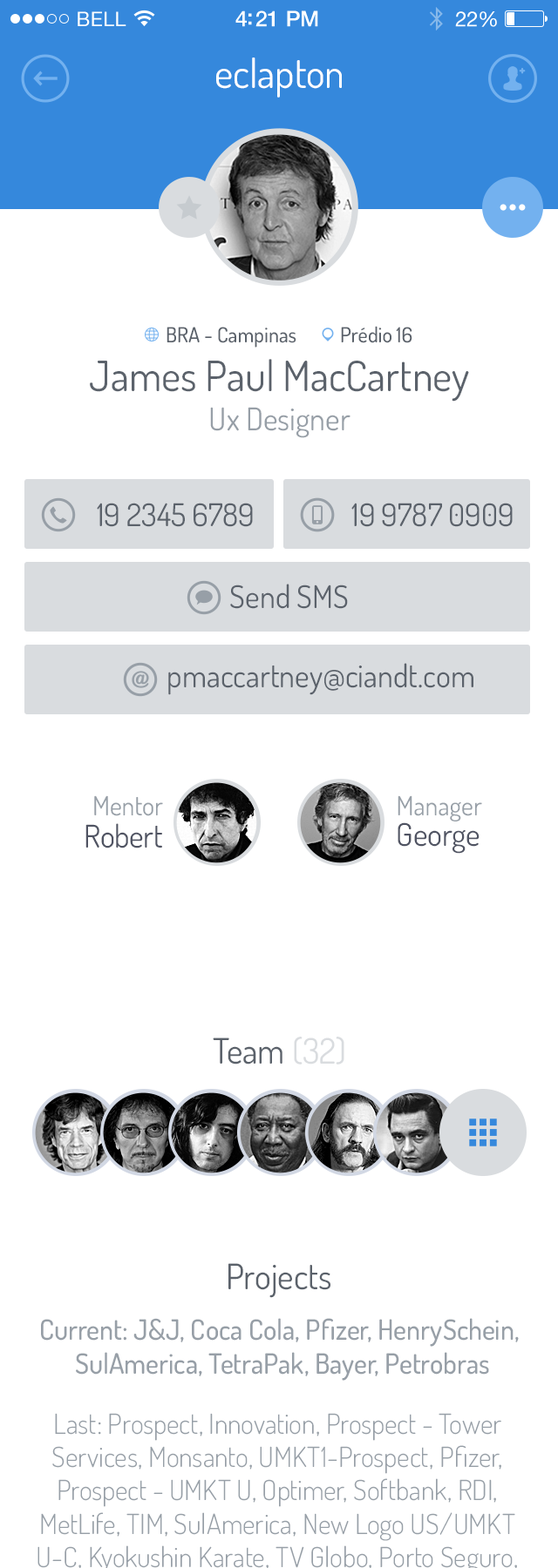
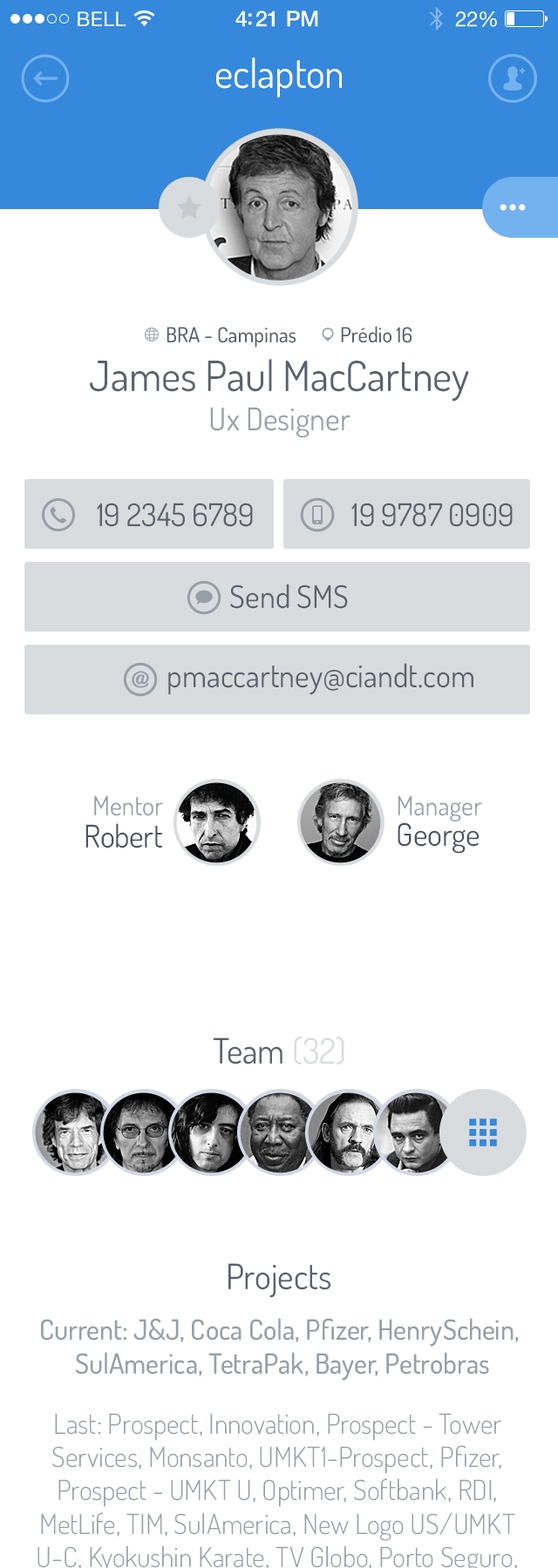
Revision of a layered 558 x 1568 image; what changed, layer by layer:
added layer "linh-url" (2nd of 4, in "- Header" › "socialmedia") in group "socialmedia" over (513, 176, 558, 238)
painted on "Ellipse 1" over (222, 138, 337, 154)
painted on "marker" over (321, 327, 334, 342)
painted on "globe-wire" over (144, 327, 159, 342)
painted on "phone" over (40, 497, 76, 533)
